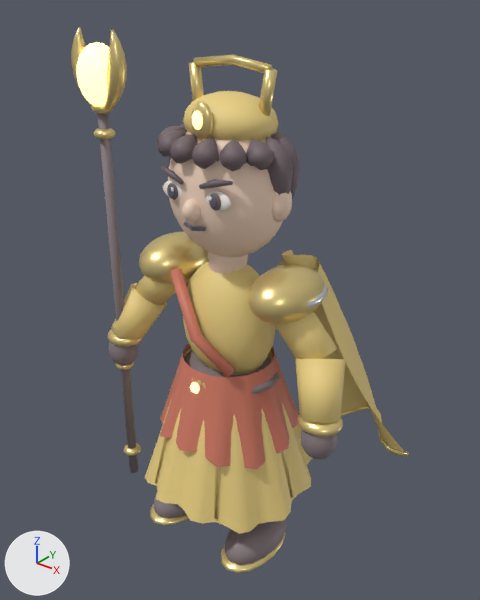
The glTF model samkok/web/models/09-e1.glb: old version first, new version second.
Before and after are seen from a 50 mm lens placed at (2.34, -2.81, 3.54), pointed at (-0.06, 0.18, 1.68). Arrows for +X, +Y and +Z are at lower left; the lights stay in place. The picture after the commit comes second.

Script lines for the objects in view, before the commit:
```python
mat_magic_ffc94d = principled_material('Magic ffc94d')
mat_magic_ffc94d.base_color = (1.0, 0.788, 0.302)  # yellow #ffe695
mat_magic_ffc94d.metallic = 0.2
mat_magic_ffc94d.roughness = 0.32
mat_magic_ffc94d.emission_color = (1.0, 0.788, 0.302)  # yellow #ffe695
mat_magic_ffc94d.emission_strength = 2.0
me_09_t1_golden_envoy_mesh = bpy.data.meshes.new('09_T1_Golden Envoy_Mesh')
me_09_t1_golden_envoy_mesh.from_pydata(...)  # 9762 vertices, 17768 faces; spans x -1.01..0.94, y -0.57..0.96, z 0.02..3.28
me_09_t1_golden_envoy_mesh.materials.append(mat_silk_d6a43b)  # yellow #ecd284
me_09_t1_golden_envoy_mesh.materials.append(mat_accent_a23120)  # red #d17963
me_09_t1_golden_envoy_mesh.materials.append(mat_antique_gold)  # yellow #edd691
me_09_t1_golden_envoy_mesh.materials.append(mat_hair_2b2024)  # grey #726369
me_09_t1_golden_envoy_mesh.materials.append(mat_warm_skin)  # beige #f7d9c3
me_09_t1_golden_envoy_mesh.materials.append(mat_ink)  # grey #635f70
me_09_t1_golden_envoy_mesh.materials.append(mat_ivory)  # white #faf5eb
me_09_t1_golden_envoy_mesh.materials.append(mat_boot_leather)  # grey #85787c
me_09_t1_golden_envoy_mesh.materials.append(mat_magic_ffc94d)  # yellow #ffe695, glowing yellow #ffe695
me_09_t1_golden_envoy_mesh.materials.append(mat_steel)  # white #dfe7ee
ob_09_t1_golden_envoy_mesh = bpy.data.objects.new('09_T1_Golden Envoy_Mesh', me_09_t1_golden_envoy_mesh)
ob_09_t1_golden_envoy_mesh.location = (0.0, 0.0, 0.0)
```
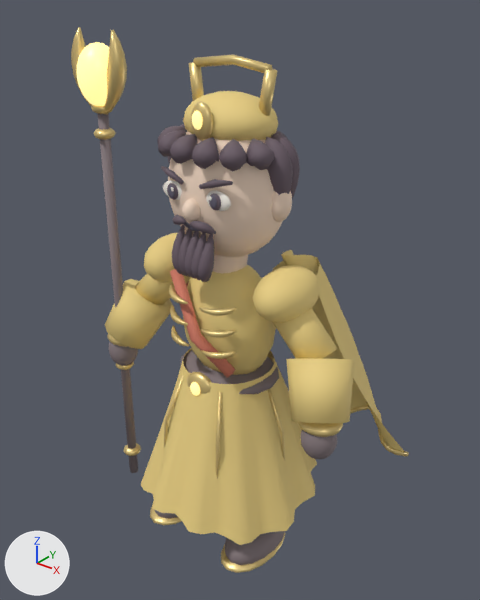
Pixel boxes (x1, y1, x2, y2) of what changed, in the pictures (480 x 600 px; the box of a moved part takes in the faces that stretch with it):
'09_T1_Golden Envoy_Mesh', surface changed, reshaped
    both: (71, 27, 409, 573)
part 1 of me_09_t1_golden_envoy_mesh, rebuilt (19% wider, 13% taller)
    before: (111, 283, 167, 345)
    after: (105, 279, 172, 349)
part 2 of me_09_t1_golden_envoy_mesh, rebuilt (37% wider)
    before: (295, 359, 345, 423)
    after: (286, 358, 355, 423)
part 3 of me_09_t1_golden_envoy_mesh, deleted (mostly hidden)
    before: (307, 285, 328, 308)
part 4 of me_09_t1_golden_envoy_mesh, moved or reshaped
    before: (145, 343, 312, 534)
    after: (141, 215, 317, 545)
part 5 of me_09_t1_golden_envoy_mesh, recoloured
    both: (144, 233, 320, 323)
part 6 of me_09_t1_golden_envoy_mesh, edited (looks the same)
    both: (157, 124, 300, 210)

Edits to the bpy script that builds the scene:
```text
Change mat_magic_ffc94d:
    mat_magic_ffc94d.emission_strength: 2.0 -> 1.0
Add mat_hair_251b22:
    mat_hair_251b22 = principled_material('Hair 251b22')
    mat_hair_251b22.base_color = (0.145, 0.106, 0.133)  # dark grey #6a5c66
    mat_hair_251b22.roughness = 0.72
Change me_09_t1_golden_envoy_mesh:
    used by ob_09_t1_golden_envoy_mesh; location = (0.0, 0.0, 0.0)
    remove me_09_t1_golden_envoy_mesh.from_pydata(...)  # 9762 vertices, 17768 faces; spans x -1.01..0.94, y -0.57..0.96, z 0.02..3.28
    add me_09_t1_golden_envoy_mesh.from_pydata(...)  # 9872 vertices, 18096 faces; spans x -1.01..0.94, y -0.6..0.96, z 0.02..3.28
    me_09_t1_golden_envoy_mesh part 1: the loose piece of 20 vertices spanning x -0.89..-0.55, y -0.25..0.11, z 1.26..1.68 is rebuilt with 20 vertices and now spans x -0.94..-0.5, y -0.3..0.15, z 1.24..1.71
    me_09_t1_golden_envoy_mesh part 2: the loose piece of 20 vertices spanning x 0.55..0.89, y -0.25..0.11, z 1.26..1.68 is rebuilt with 20 vertices and now spans x 0.5..0.94, y -0.3..0.15, z 1.24..1.71
    me_09_t1_golden_envoy_mesh part 3: the loose piece of 176 vertices spanning x 0.29..0.63, y -0.2..0.26, z 1.88..1.99 is deleted
    me_09_t1_golden_envoy_mesh part 4: 552 vertices moved from x -0.62..0.62, y -0.57..0.57, z 0.44..2.08 to x -0.6..0.6, y -0.6..0.6, z 0.38..2.08; 240 vertices removed from x -0.48..0.48, y -0.48..0.48, z 0.83..1.4; 702 vertices added at x -0.26..0.26, y -0.35..-0.23, z 1.55..2.38
    me_09_t1_golden_envoy_mesh part 5: 640 faces spanning x -0.59..0.59, y -0.24..0.24, z 1.79..2.09 switch from mat_antique_gold (yellow #edd691) to mat_silk_d6a43b (yellow #ecd284)
    me_09_t1_golden_envoy_mesh part 6: 2160 faces spanning x -0.43..0.43, y -0.33..0.33, z 2.39..2.8 switch from mat_hair_2b2024 (grey #726369) to mat_hair_251b22 (dark grey #6a5c66)
    other edits to the shape of me_09_t1_golden_envoy_mesh do not show in these pictures
    remove me_09_t1_golden_envoy_mesh.materials.append(mat_steel)  # white #dfe7ee
```
